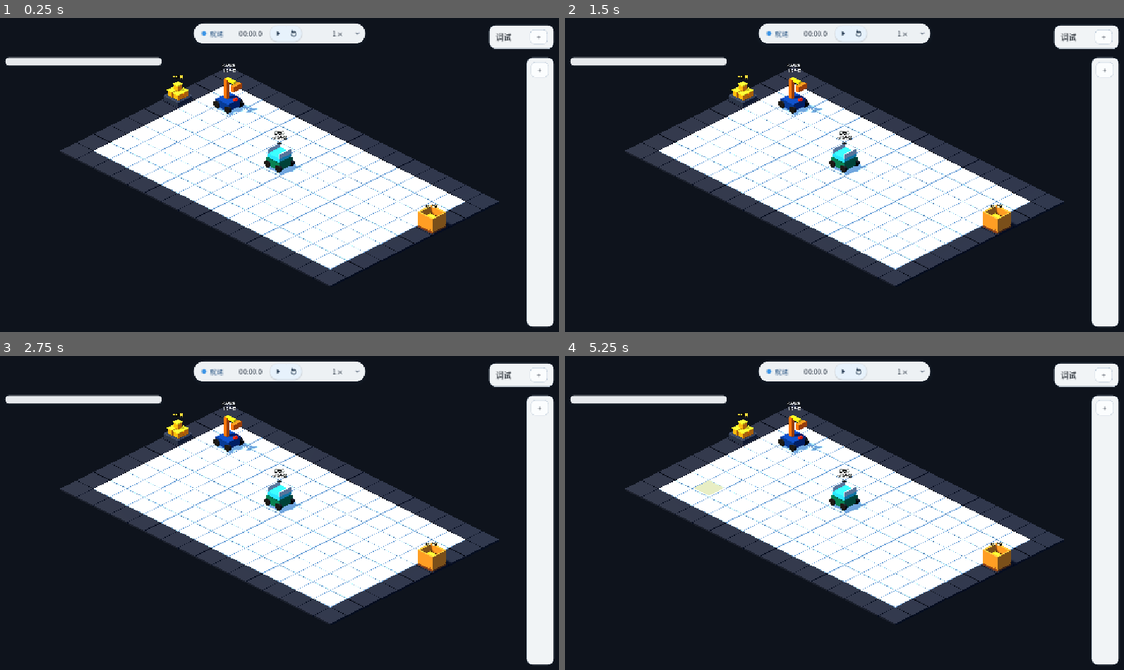
Above: before the commit, frames 1-4 (two rows, left to right).
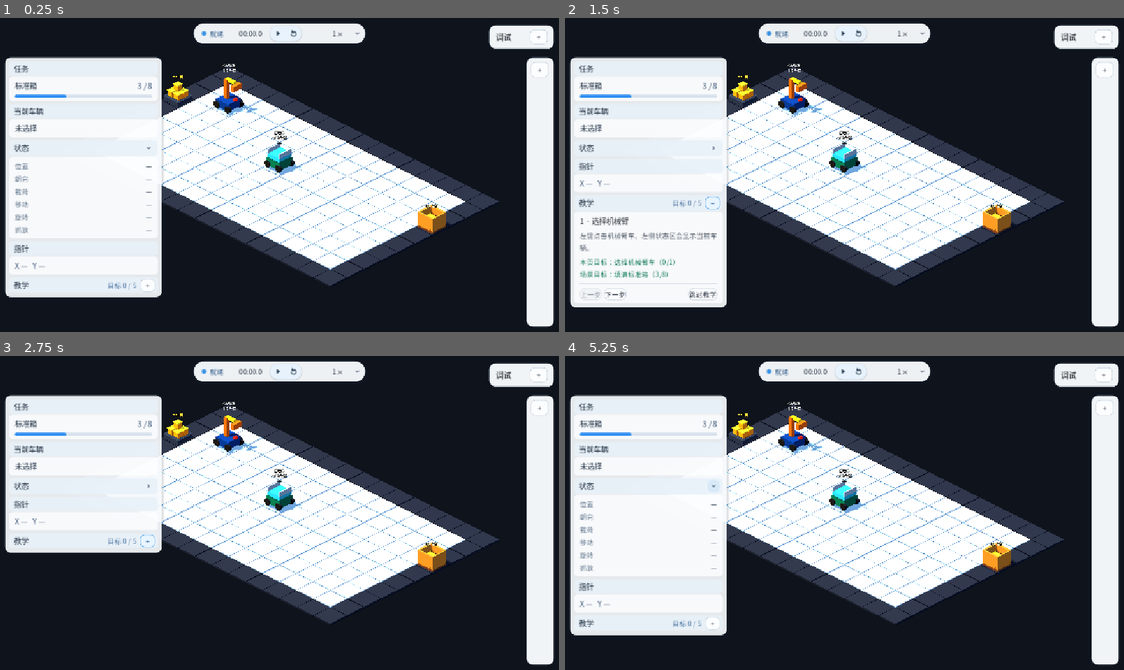
Above: after the commit, the same moments.

Repository: Ri0n72Y/automata
Game: Godot game, scene res://scenes/scene_01/scene_01_basic_packing.tscn
Same seed, same stepped clock (60 frames per second), same inputs: the game is played once before the commit and once after it.
Inputs (mouse positions are in pixels of both pictures, inside the frame that each line leads up to; where the layout moved, square brackets give the same spot in the first picture):
- Up to frame 1 (0.25 s): no input
- Up to frame 2 (1.5 s): click (715, 146) [710, 146] at 0.5 s; click "+" at 1.25 s
- Up to frame 3 (2.75 s): click (145, 541) at 2 s, where only the run after the commit has a clickable "−"
- Up to frame 4 (5.25 s): click "+" at 2.75 s; click "−" at 3.5 s; click "1×" at 4.25 s; click (715, 484) [710, 484] at 5 s

The runs differ from the first frame. In frame 1, 20% of the frame differs, in the area x 0-30%, y 12-89%; in frame 2, 21%, in the area x 0-30%, y 12-93%; in frame 3, 12%; in frame 4, 20%.
Error before the commit: Parse Error: Expected expression for match pattern. (res://scripts/scene_01/scene_01_hud.gd:238)

Commit message:
[codex]fix(scene-01): complete observable UI projections

Diff:
--- a/scripts/input/vehicle_grab_drop_controller.gd
+++ b/scripts/input/vehicle_grab_drop_controller.gd
@@ -145,21 +145,10 @@
 
 
 func get_selected_rotate_availability() -> StringName:
-	var vehicle := _get_selected_vehicle()
-	if vehicle == null or vehicle.definition == null or vehicle.runtime_state == null:
-		return AVAILABILITY_NO_VEHICLE
-	if not vehicle.definition.has_capability(VehicleDefinitionScript.CAPABILITY_CAN_ROTATE):
-		return AVAILABILITY_NO_CAPABILITY
-	if _is_move_target_mode_active():
+	var status := _get_rotate_availability(_get_selected_vehicle())
+	if status == AVAILABILITY_AVAILABLE and _is_move_target_mode_active():
 		return AVAILABILITY_TARGETING
-	if vehicle.is_turning():
-		return AVAILABILITY_ROTATING
-	if (
-		vehicle.runtime_state.motion_state == VehicleRuntimeStateScript.MotionState.PLANNING
-		or vehicle.runtime_state.motion_state == VehicleRuntimeStateScript.MotionState.MOVING
-	):
-		return AVAILABILITY_BUSY
-	return AVAILABILITY_AVAILABLE
+	return status
 
 
 func get_selected_grab_drop_availability() -> StringName:
--- a/scripts/scene_01/scene_01_hud.gd
+++ b/scripts/scene_01/scene_01_hud.gd
@@ -123,6 +123,7 @@
 	_observable.configured.connect(_refresh)
 	_observable.vehicle_state_changed.connect(_on_observable_changed)
 	_observable.vehicle_pose_changed.connect(_on_observable_changed)
+	_observable.vehicle_turning_changed.connect(_on_observable_changed)
 	_observable.arm_has_item_changed.connect(_on_observable_changed)
 	_observable.tray_count_changed.connect(_on_observable_changed)
 	_observable.standard_box_count_changed.connect(_on_observable_changed)
@@ -235,33 +236,26 @@
 
 func _availability_text(status: StringName) -> String:
 	match status:
-		VehicleMoveControllerScript.AVAILABILITY_AVAILABLE,
-		VehicleGrabDropControllerScript.AVAILABILITY_AVAILABLE:
+		&"available":
 			return "可用"
-		VehicleMoveControllerScript.AVAILABILITY_NO_VEHICLE,
-		VehicleGrabDropControllerScript.AVAILABILITY_NO_VEHICLE:
+		&"no_vehicle":
 			return "—"
-		VehicleMoveControllerScript.AVAILABILITY_NO_CAPABILITY,
-		VehicleGrabDropControllerScript.AVAILABILITY_NO_CAPABILITY:
+		&"no_capability", &"ui_open":
 			return "不可用"
-		VehicleMoveControllerScript.AVAILABILITY_PLANNING:
+		&"planning":
 			return "规划中"
-		VehicleMoveControllerScript.AVAILABILITY_MOVING:
+		&"moving":
 			return "移动中"
-		VehicleMoveControllerScript.AVAILABILITY_BLOCKED:
+		&"blocked":
 			return "受阻"
-		VehicleMoveControllerScript.AVAILABILITY_TARGETING,
-		VehicleGrabDropControllerScript.AVAILABILITY_TARGETING:
+		&"targeting":
 			return "选点中"
-		VehicleGrabDropControllerScript.AVAILABILITY_ROTATING:
+		&"rotating":
 			return "旋转中"
-		VehicleMoveControllerScript.AVAILABILITY_BUSY,
-		VehicleGrabDropControllerScript.AVAILABILITY_BUSY:
+		&"busy":
 			return "忙碌"
-		VehicleGrabDropControllerScript.AVAILABILITY_NO_TARGET:
+		&"no_target":
 			return "无目标"
-		VehicleMoveControllerScript.AVAILABILITY_UI_OPEN:
-			return "不可用"
 		_:
 			return "不可用"
 
--- a/scripts/scene_01/scene_01_observable_state.gd
+++ b/scripts/scene_01/scene_01_observable_state.gd
@@ -4,6 +4,7 @@
 signal configured()
 signal vehicle_state_changed(vehicle_id: StringName, previous_state: int, current_state: int)
 signal vehicle_pose_changed(vehicle_id: StringName)
+signal vehicle_turning_changed(vehicle_id: StringName, is_turning: bool)
 signal arm_has_item_changed(previous_value: bool, current_value: bool)
 signal tray_count_changed(previous_count: int, current_count: int)
 signal standard_box_count_changed(previous_count: int, current_count: int)
@@ -61,11 +62,17 @@
 	arm.move_completed.connect(
 		_on_vehicle_move_completed.bind(VehicleManagerScript.ARM_VEHICLE_ID)
 	)
+	arm.turn_started.connect(
+		_on_vehicle_turn_started.bind(VehicleManagerScript.ARM_VEHICLE_ID)
+	)
 	arm.turn_completed.connect(
 		_on_vehicle_turn_completed.bind(VehicleManagerScript.ARM_VEHICLE_ID)
 	)
 	transport.move_completed.connect(
 		_on_vehicle_move_completed.bind(VehicleManagerScript.TRANSPORT_VEHICLE_ID)
+	)
+	transport.turn_started.connect(
+		_on_vehicle_turn_started.bind(VehicleManagerScript.TRANSPORT_VEHICLE_ID)
 	)
 	transport.turn_completed.connect(
 		_on_vehicle_turn_completed.bind(VehicleManagerScript.TRANSPORT_VEHICLE_ID)
@@ -137,7 +144,12 @@
 	vehicle_pose_changed.emit(vehicle_id)
 
 
+func _on_vehicle_turn_started(_direction: int, vehicle_id: StringName) -> void:
+	vehicle_turning_changed.emit(vehicle_id, true)
+
+
 func _on_vehicle_turn_completed(_facing: int, vehicle_id: StringName) -> void:
+	vehicle_turning_changed.emit(vehicle_id, false)
 	vehicle_pose_changed.emit(vehicle_id)
 
 
